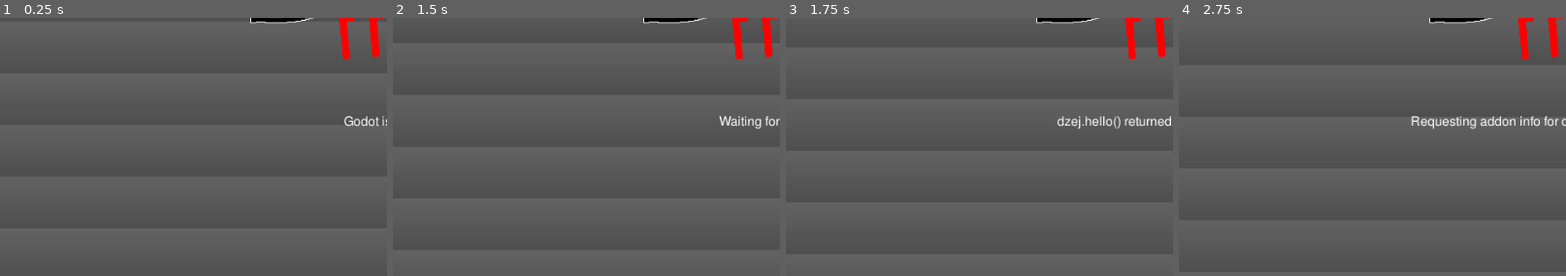
Above: before the commit, frames 1-4 (left to right).
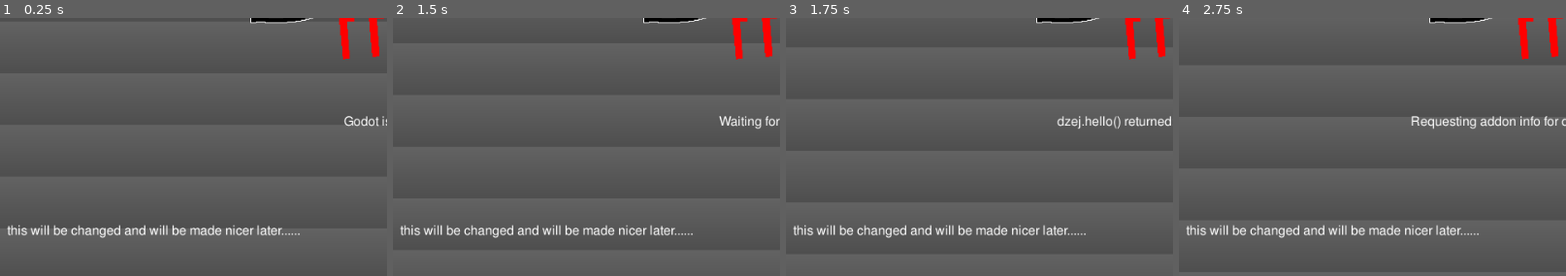
Above: after the commit, the same moments.

Repository: misleadingname/dzejmod
Game: Godot game, scene res://scenes/engine/initialloading.tscn
Two runs of this game, one before a commit and one after it. Both use one fixed random seed, a clock stepped at 60 frames per second and the inputs below.
Inputs (mouse positions are % of the whole screen's width and height, from its top left):
- Up to frame 1 (0.25 s): no input
- Up to frame 2 (1.5 s): move the mouse to (72, 45) at 0.52 s; hold D (movement_right) 0.53-1.28 s; hold Ctrl (movement_sprint) 0.53-1.28 s; click (72, 45) at 0.67 s; tap Space (movement_jump) at 0.77 s; move the mouse to (30, 55) at 1.27 s; hold S (movement_backward) from 1.28 s (still down); tap Q at 1.35 s
- Up to frame 3 (1.75 s): keep holding S (movement_backward); tap Space (movement_jump) at 1.52 s
- Up to frame 4 (2.75 s): move the mouse to (60, 28) at 2.02 s; release S (movement_backward) at 2.03 s; hold D (movement_right) from 2.03 s (still down); hold Ctrl (movement_sprint) from 2.03 s (still down)
The pictures show only the part of the screen within x 0-50%, y 50-100%; the shares and areas given below are measured in that part.

The runs differ from the first frame. In frame 1, 1.4% of the frame differs, in the area x 1-78%, y 80-86%; in frame 2, 1.4%; in frame 3, 1.4%; in frame 4, 1.4%.

Commit message:
[engine] i fogor

Diff:
--- a/src/mat/ui/theme.tres
+++ b/src/mat/ui/theme.tres
@@ -30,6 +30,7 @@
 margin_right = 2.0
 margin_top = 2.0
 margin_bottom = 2.0
+modulate_color = Color( 0.427451, 0.427451, 0.427451, 1 )
 
 [sub_resource type="StyleBoxTexture" id=7]
 texture = ExtResource( 2 )
@@ -124,6 +125,7 @@
 expand_margin_right = 6.0
 expand_margin_top = 2.0
 expand_margin_bottom = 2.0
+modulate_color = Color( 0.435294, 0.435294, 0.435294, 1 )
 
 [sub_resource type="StyleBoxTexture" id=24]
 texture = ExtResource( 5 )
@@ -152,7 +154,7 @@
 modulate_color = Color( 1, 1, 1, 0.784314 )
 
 [sub_resource type="StyleBoxFlat" id=6]
-bg_color = Color( 0.8, 0.8, 0.8, 0.941176 )
+bg_color = Color( 0.172549, 0.172549, 0.172549, 0.972549 )
 border_width_left = 1
 border_width_top = 1
 border_width_right = 1
--- a/src/scenes/engine/GameplayWorld.tscn
+++ b/src/scenes/engine/GameplayWorld.tscn
@@ -1,8 +1,9 @@
-[gd_scene load_steps=7 format=2]
+[gd_scene load_steps=8 format=2]
 
 [ext_resource path="res://scripts/engine/worldloader.gd" type="Script" id=1]
 [ext_resource path="res://mat/ui/spinner.png" type="Texture" id=2]
 [ext_resource path="res://sound/engine/finish.wav" type="AudioStream" id=3]
+[ext_resource path="res://mat/ui/logo.png" type="Texture" id=4]
 
 [sub_resource type="Animation" id=2]
 length = 0.001
@@ -130,6 +131,11 @@
 anchor_right = 1.0
 anchor_bottom = 1.0
 
+[node name="Image" type="Sprite" parent="UI"]
+position = Vector2( 495, 304 )
+scale = Vector2( 0.353766, 0.323837 )
+texture = ExtResource( 4 )
+
 [node name="AnimationPlayer" type="AnimationPlayer" parent="UI"]
 root_node = NodePath("../throbberPanel")
 anims/RESET = SubResource( 2 )
--- a/src/scenes/engine/console.tscn
+++ b/src/scenes/engine/console.tscn
@@ -17,10 +17,10 @@
 anchor_top = 0.5
 anchor_right = 0.5
 anchor_bottom = 0.5
-margin_left = -256.0
-margin_top = -150.0
-margin_right = 256.0
-margin_bottom = 150.0
+margin_left = -247.0
+margin_top = -211.0
+margin_right = 445.0
+margin_bottom = 224.0
 popup_exclusive = true
 window_title = "dzejmod console"
 resizable = true
@@ -29,28 +29,27 @@
 [node name="VBoxContainer" type="VBoxContainer" parent="ConsoleWindow"]
 anchor_right = 1.0
 anchor_bottom = 1.0
+margin_top = 6.0
 
 [node name="TextEdit" type="TextEdit" parent="ConsoleWindow/VBoxContainer"]
 pause_mode = 2
-margin_right = 512.0
-margin_bottom = 273.0
+margin_right = 692.0
+margin_bottom = 402.0
 focus_mode = 0
 size_flags_horizontal = 3
 size_flags_vertical = 3
 readonly = true
 syntax_highlighting = true
-show_line_numbers = true
-draw_tabs = true
-draw_spaces = true
 virtual_keyboard_enabled = false
 middle_mouse_paste_enabled = false
+smooth_scrolling = true
 caret_blink = true
 
 [node name="LineEdit" type="LineEdit" parent="ConsoleWindow/VBoxContainer"]
 pause_mode = 2
-margin_top = 277.0
-margin_right = 512.0
-margin_bottom = 300.0
+margin_top = 406.0
+margin_right = 692.0
+margin_bottom = 429.0
 size_flags_horizontal = 3
 
 [connection signal="about_to_show" from="ConsoleWindow" to="ConsoleWindow" method="consoleOpen"]
--- a/src/scenes/engine/initialloading.tscn
+++ b/src/scenes/engine/initialloading.tscn
@@ -71,3 +71,11 @@
 margin_bottom = 10.5
 text = "%insert funny random text here%"
 align = 1
+
+[node name="Label2" type="Label" parent="."]
+margin_left = 9.0
+margin_top = 573.0
+margin_right = 372.0
+margin_bottom = 594.0
+rect_pivot_offset = Vector2( 101, 40 )
+text = "this will be changed and will be made nicer later......"
--- a/src/scenes/engine/newgamemenu.tscn
+++ b/src/scenes/engine/newgamemenu.tscn
@@ -1,7 +1,28 @@
-[gd_scene load_steps=3 format=2]
+[gd_scene load_steps=4 format=2]
 
 [ext_resource path="res://scripts/engine/newgamemenu.gd" type="Script" id=1]
 [ext_resource path="res://scripts/mapsList.gd" type="Script" id=2]
+
+[sub_resource type="GDScript" id=1]
+script/source = "extends OptionButton
+
+
+# Declare member variables here. Examples:
+# var a = 2
+# var b = \"text\"
+
+
+# Called when the node enters the scene tree for the first time.
+func _ready():
+	add_item(\"sandbox\")
+
+	# add_item(\"filmmaker (experimental)\") # :troll:
+
+
+# Called every frame. 'delta' is the elapsed time since the previous frame.
+#func _process(delta):
+#	pass
+"
 
 [node name="NewGame" type="MarginContainer"]
 margin_right = 54.0
@@ -46,3 +67,4 @@
 margin_right = 155.0
 margin_bottom = 33.0
 text = "gamemode"
+script = SubResource( 1 )
--- a/src/scripts/engine/worldloader.gd
+++ b/src/scripts/engine/worldloader.gd
@@ -37,6 +37,7 @@
 		finishSound.play()
 		dzej.msg("[INFO] Scene loaded: " + dzej.targetScene)
 		bannerText.text = "Done! :D"
+		$UI/Image.visible=false
 
 		var temp:String = "res://base/prefabs/player.tscn"
 		print(temp)
Not shown, changed: src/export_presets.cfg
Binary file added: src/mat/textures/image.png
Not shown, added: src/mat/textures/image.png.import
Not shown, added: src/mat/textures/normal_maps/.-normal-normal.png.import
Not shown, added: src/mat/textures/normal_maps/.-normal.png.import
Not shown, changed: .gitignore
Not shown, added: game/builds/addons/base/maps/dzej_flattywood.tscn
Not shown, added: game/builds/addons/base/maps/dzej_jumpy.tscn
Not shown, added: src/addons/qodot/bin/win64/libmap.dll
Not shown, added: src/addons/qodot/bin/win64/libqodot.dll
